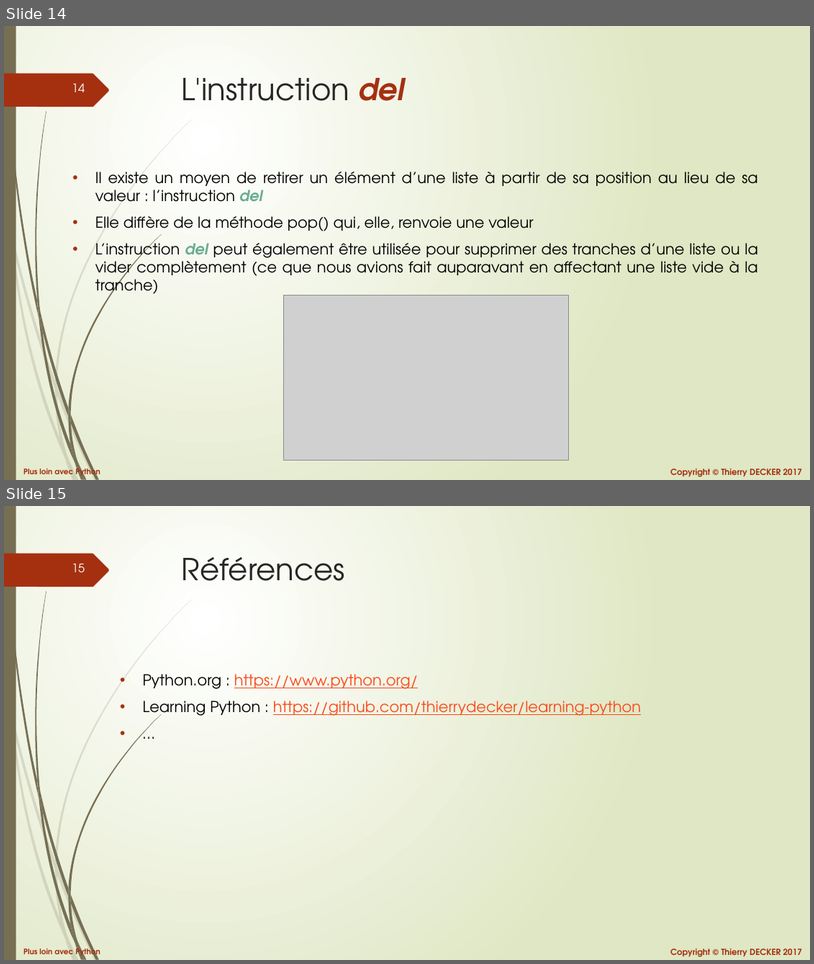
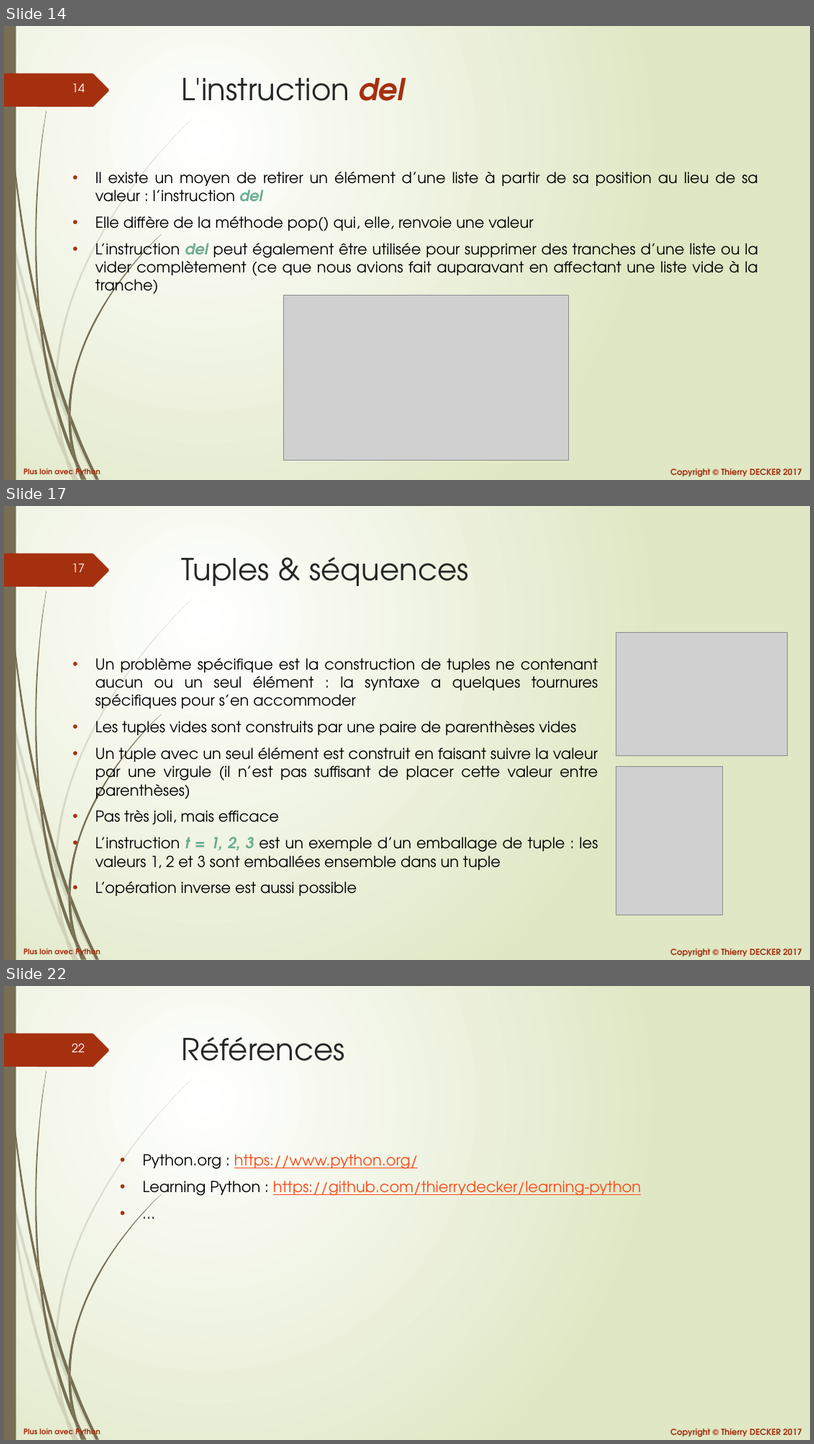
Before and after one commit to VikmanTheRacoon/learning-python, a slide deck: documentations/python-102.pptx. Shown one above the other, each under a label of ours: slides 14 and 15 before the commit, slides 14, 17 and 22 after it; the slides between them are not shown. The pictures are 814x964 and 814x1444 pixels, drawn with LibreOffice and Linux fonts; fonts in the diff are those of the drawing; grey boxes stand for pictures. Boxes give left, top, right and bottom in pixels: in the first picture for what was removed or moved away, otherwise in the second. Text is boxed around its words. In the diff, an @@ line names an element or a change of style, - is before the commit and + after.

```diff
--- a/documentations/python-102.pptx
+++ b/documentations/python-102.pptx
@@ slide 17 added at bbox=[4, 506, 810, 960], background gradient #FFFFFF to #DFE8C4; not listed: 27 template elements that a slide beside it also shows @@
@@ title added at bbox=[182, 557, 469, 586], 36 pt, text #262626 @@
+Tuples & séquences
@@ picture added at bbox=[617, 632, 788, 755] @@
@@ text added at bbox=[95, 658, 599, 896], 18 pt, text #000000 @@
+• Un problème spécifique est la construction de tuples ne contenant aucun ou un seul élément : la syntaxe a quelques tournures spécifiques pour s’en accommoder
+• Les tuples vides sont construits par une paire de parenthèses vides
+• Un tuple avec un seul élément est construit en faisant suivre la valeur par une virgule (il n’est pas suffisant de placer cette valeur entre parenthèses)
+• Pas très joli, mais efficace
+• L’instruction t = 1, 2, 3 est un exemple d’un emballage de tuple : les valeurs 1, 2 et 3 sont emballées ensemble dans un tuple
+• L’opération inverse est aussi possible
@@ picture added at bbox=[617, 766, 723, 914] @@
@@ what was slide 15 is now slide 22 @@
@@ page number at bbox=[72, 1043, 85, 1052]: text changed @@
-15
+22
```
Also in this commit, not shown: 6 other slides added, 1 other file.
